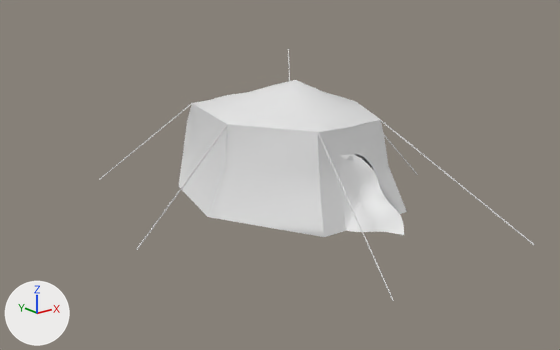
The glTF model public/models/BaseCamp/1953/tent1_1953.glb, before and after one commit.
Both versions are drawn from a 50 mm lens placed at (-13.23, -16.18, 7.0), pointed at (-1.05, -0.94, 0.9). The axes (+X, +Y, +Z) are drawn at lower left. The lights are the same throughout. Vertices at the same position are counted once.

The first picture shows 'Tente1'.
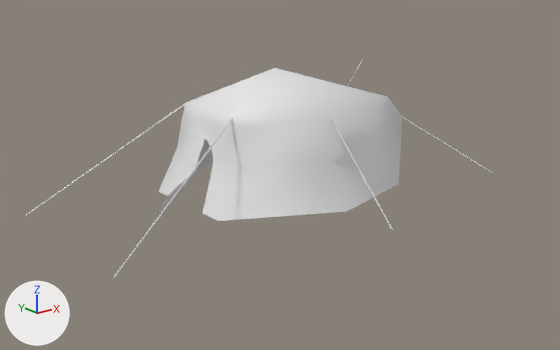
What differs and where, as boxes (x1, y1, x2, y2) in the pictures (560 x 350 px):
'Tente1', reshaped (7% wider, 12% shorter): before (99, 49, 534, 301); after (26, 57, 493, 278)
part 1 of me_cube_015, rebuilt (10% wider): before (179, 80, 407, 237); after (152, 68, 403, 221)
part 2 of me_cube_015, deleted: before (99, 49, 534, 301)
part 3 of me_cube_015, added: after (26, 104, 393, 278)
part 4 of me_cube_015, added: after (403, 117, 493, 173)

The edits, one by one:
me_cube_015 is used by ob_tente1; location (0.0, 0.0, 0.0).
me_cube_015 had 210 vertices, 326 faces and spanned x -5.04..4.94, y -6.53..4.61, z -0.38..3.97.
me_cube_015 now has 240 vertices, 406 faces and spans x -6.68..5.51, y -4.48..4.46, z 0.1..3.58.
me_cube_015 part 1: the loose piece of 154 vertices spanning x -2.94..2.84, y -4.38..3.61, z -0.01..3.23 is rebuilt with 175 vertices and now spans x -4.48..3.49, y -2.9..2.88, z 0.31..3.55.
me_cube_015 part 2: 7 loose pieces with 56 vertices, spanning x -5.04..4.94, y -6.53..4.61, z -0.38..3.97, are deleted.
Part 3, on me_cube_015:
32 vertices are added at x -6.68..-0.47, y -4.48..4.46, z 0.1..2.72.
48 new faces join them.
Part 4, on me_cube_015:
16 vertices are added at x 3.44..5.51, y -2.88..2.86, z 0.14..1.86.
24 new faces join them.
